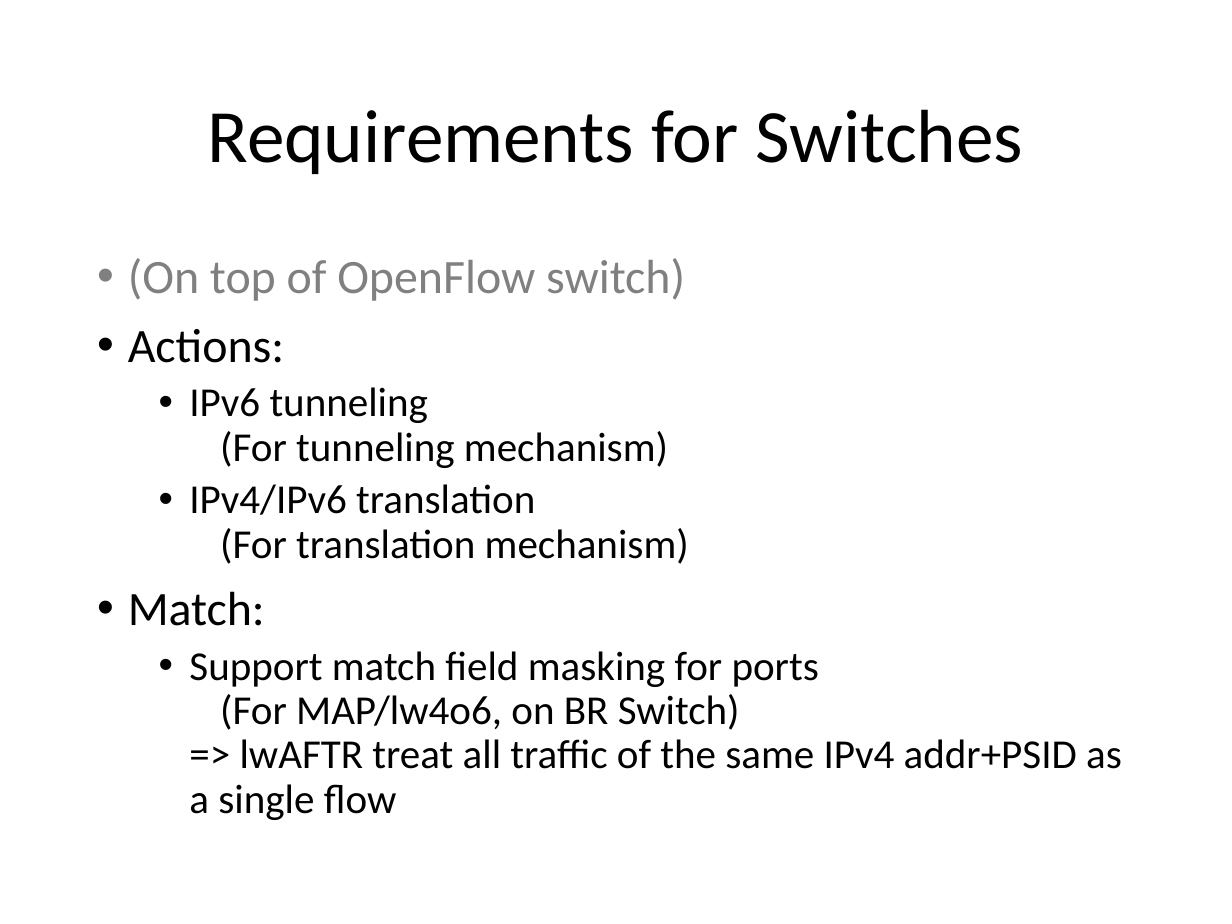
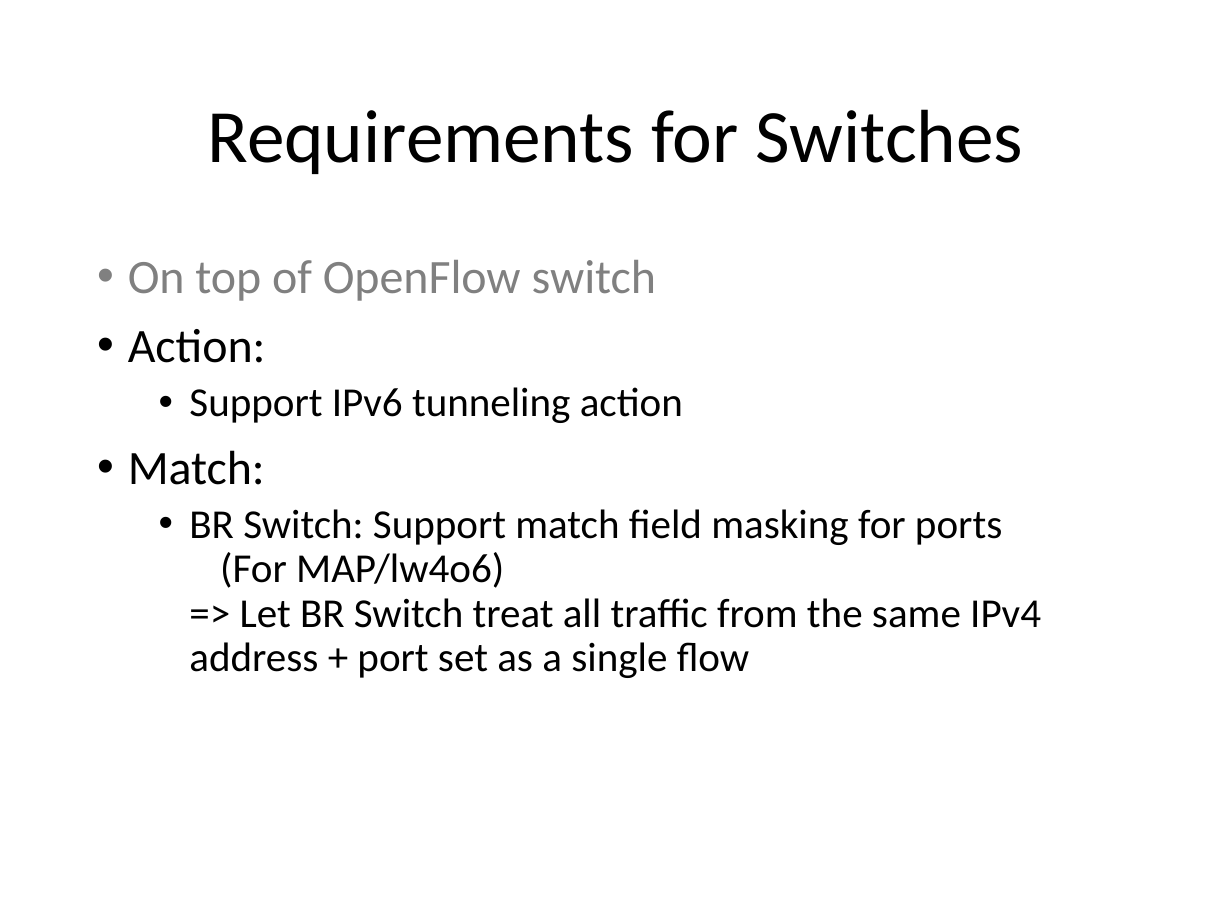
Before and after one commit to gnocuil/draft-sdn, a slide deck: slide 6 of Unified IPv6 Transition Framework With Flow-based Forwarding.pptx. Drawn at 1232x924 pixels with LibreOffice and Linux fonts; fonts in the diff are those of the drawing. Boxes give left, top, right and bottom in pixels: in the first picture for what was removed or moved away, otherwise in the second. Text is boxed around its words. In the diff, an @@ line names an element or a change of style, - is before the commit and + after.

```diff
--- a/Unified IPv6 Transition Framework With Flow-based Forwarding.pptx
+++ b/Unified IPv6 Transition Framework With Flow-based Forwarding.pptx
@@ text at box(128, 260, 683, 423): text changed; size 24 to 28 pt @@
-• (On top of OpenFlow switch)
-• Actions:
-  • IPv6 tunneling
-    (For tunneling mechanism)
-  • IPv4/IPv6 translation
-    (For translation mechanism)
+• On top of OpenFlow switch
+• Action:
+  • Support IPv6 tunneling action
@@ text at box(189, 509, 1041, 678): text changed @@
-  • Support match field masking for ports
-    (For MAP/lw4o6, on BR Switch)
-    => lwAFTR treat all traffic of the same IPv4 addr+PSID as a single flow
+  • BR Switch: Support match field masking for ports
+    (For MAP/lw4o6)
+    => Let BR Switch treat all traffic from the same IPv4 address + port set as a single flow
```
Also in this commit, not shown: 5 other slides changed, 5 slides added, 3 slides removed.
